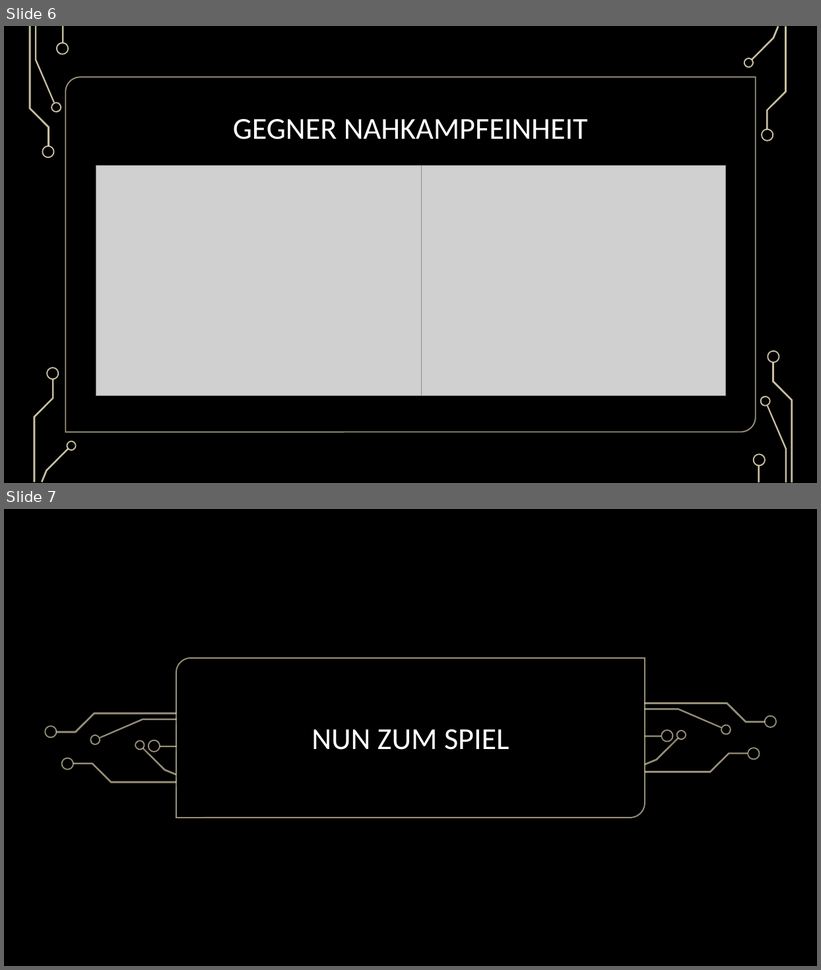
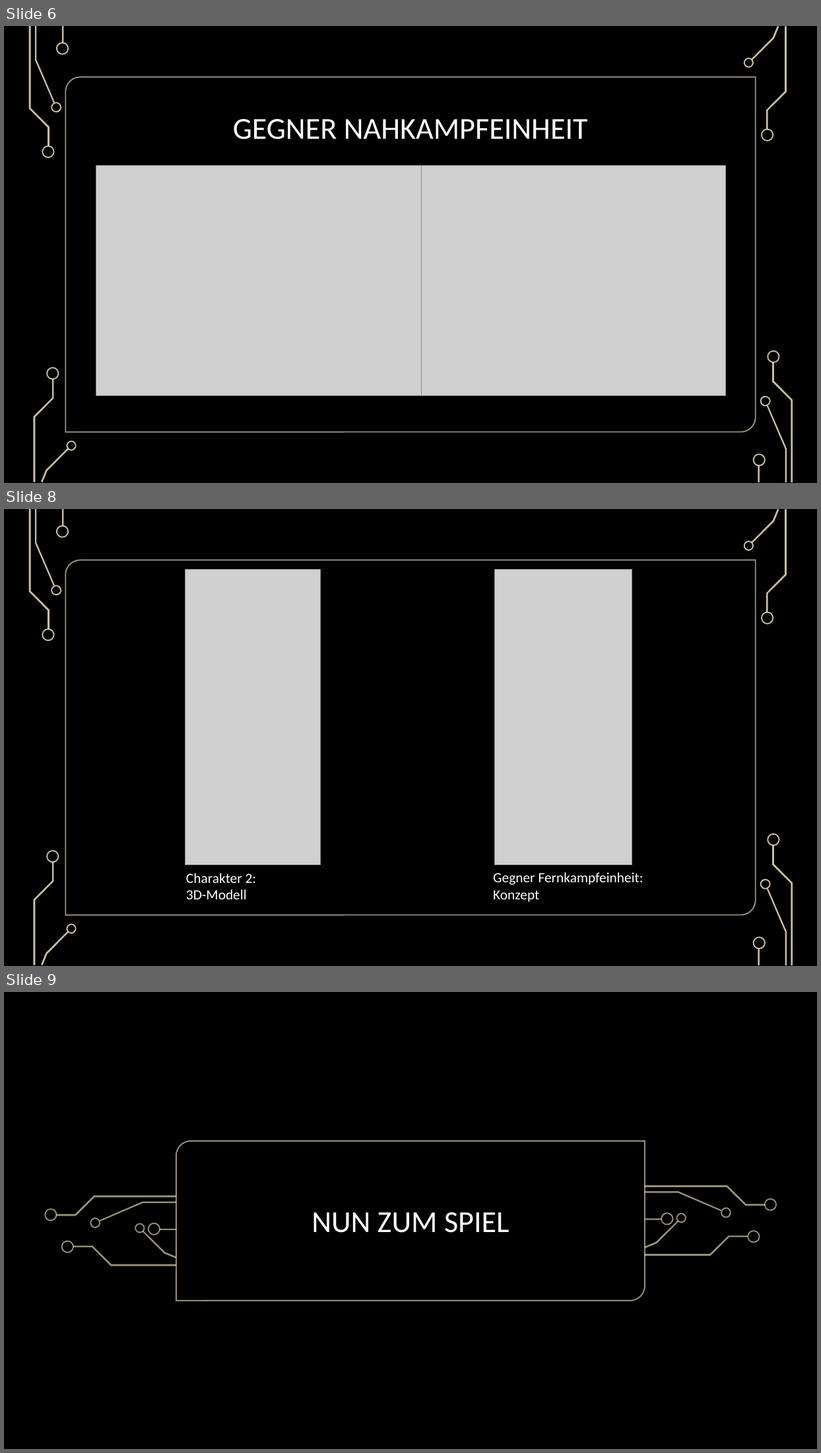
Before and after one commit to FelixGehm/Hero-Defense, a slide deck: Zwischenpräsentationen/MS1 Präsentation.pptx. Shown one above the other, each under a label of ours: slides 6 and 7 before the commit, slides 6, 8 and 9 after it; the slides between them are not shown. The pictures are 821x970 and 821x1453 pixels, drawn with LibreOffice and Linux fonts; fonts in the diff are those of the drawing; grey boxes stand for pictures; background and template pictures are left out. Boxes give left, top, right and bottom in pixels: in the first picture for what was removed or moved away, otherwise in the second. Text is boxed around its words. In the diff, an @@ line names an element or a change of style, - is before the commit and + after.

```diff
--- a/Zwischenpräsentationen/MS1 Präsentation.pptx
+++ b/Zwischenpräsentationen/MS1 Präsentation.pptx
@@ slide 8 added at [4, 509, 817, 966], background picture (left out); not listed: 17 template elements that a slide beside it also shows @@
@@ rectangle added at [4, 509, 817, 966], fill #000000 @@
@@ group added at [29, 509, 793, 966]: 18 freeform shapes, 2 rectangles, 1 round diag rect @@
@@ picture added at [185, 569, 321, 866] @@
@@ picture added at [494, 569, 632, 866] @@
@@ text added at [186, 873, 257, 900], 16.6 pt, text #FFFFFF @@
+Charakter 2:
+3D-Modell
@@ text added at [493, 873, 644, 902], 16.6 pt, text #FFFFFF @@
+Gegner Fernkampfeinheit:
+Konzept
@@ what was slide 7 is now slide 9 @@
```
Also in this commit, not shown: 1 slide changed, 1 other slide added.
